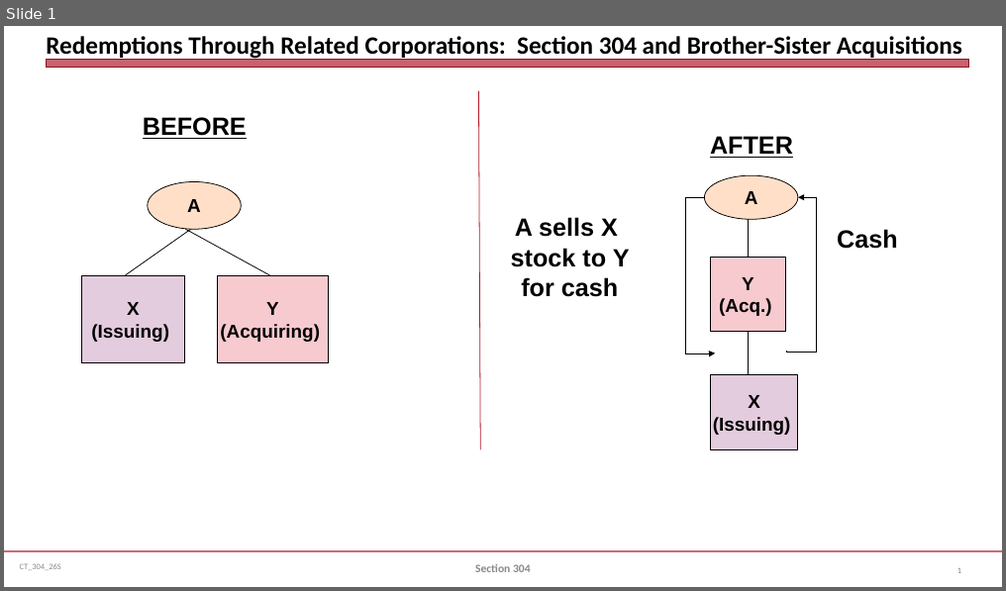
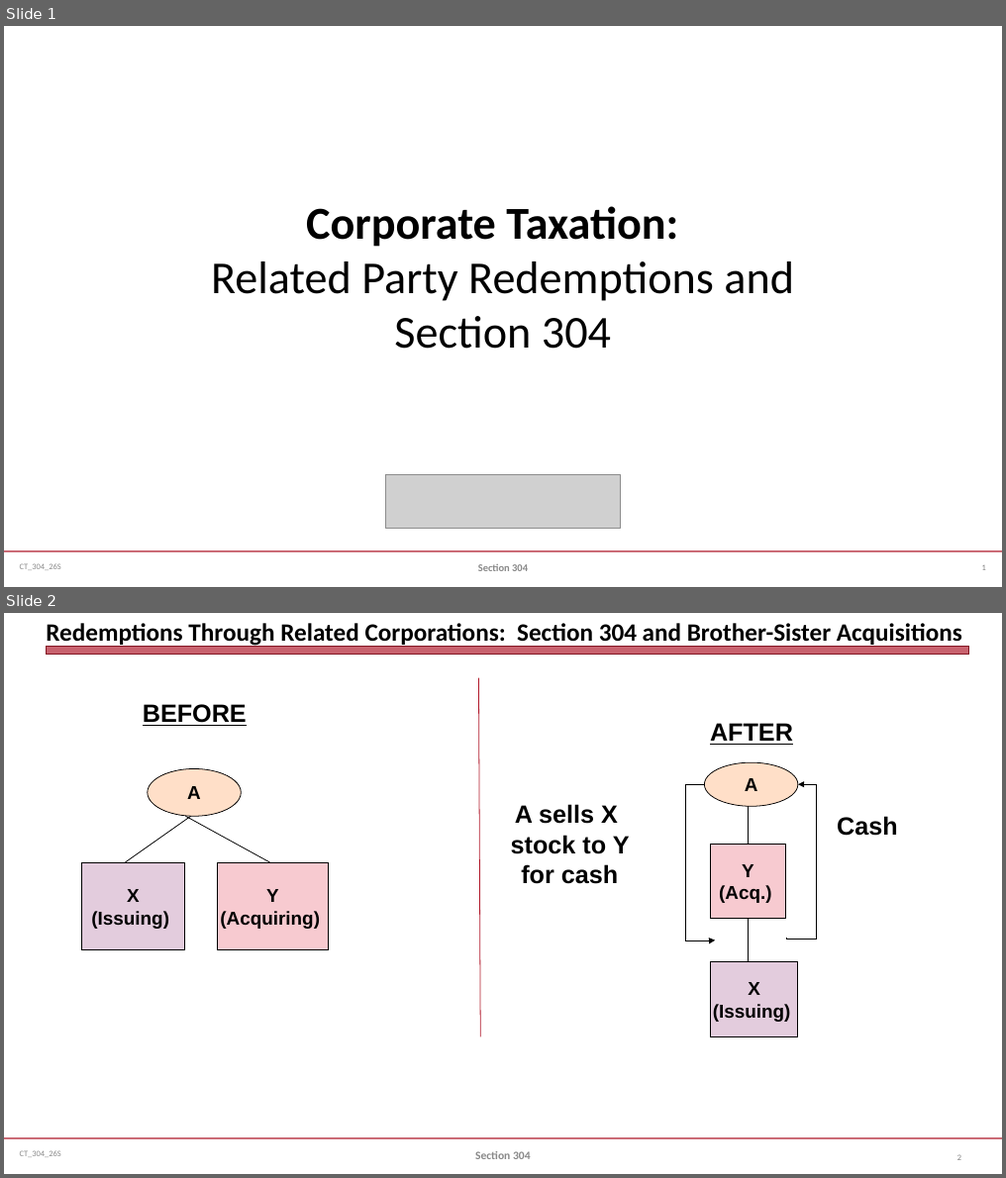
Before and after one commit to jmc877/Corporate-Tax, a slide deck: slides/CT_304_26S.pptx. Shown one above the other, each under a label of ours: slide 1 before the commit, slides 1 and 2 after it. The pictures are 1006x591 and 1006x1178 pixels, drawn with LibreOffice and Linux fonts; fonts in the diff are those of the drawing; grey boxes stand for pictures. Boxes give left, top, right and bottom in pixels: in the first picture for what was removed or moved away, otherwise in the second. Text is boxed around its words. In the diff, an @@ line names an element or a change of style, - is before the commit and + after.

```diff
--- a/slides/CT_304_26S.pptx
+++ b/slides/CT_304_26S.pptx
@@ slide 1 added at (4, 26, 1002, 587), background #FFFFFF; not listed: 2 template elements that a slide beside it also shows @@
@@ text added at (211, 206, 794, 349), 44 pt, text #000000 @@
+Corporate Taxation:
+Related Party Redemptions and Section 304
@@ picture added at (386, 475, 621, 528) @@
@@ text added at (478, 565, 528, 571), 10 pt, text #898989, bold @@
+Section 304
@@ page number added at (982, 566, 986, 570), 8 pt, text #808080 @@
+1
@@ what was slide 1 is now slide 2 @@
```
Also in this commit, not shown: 8 slides changed.
